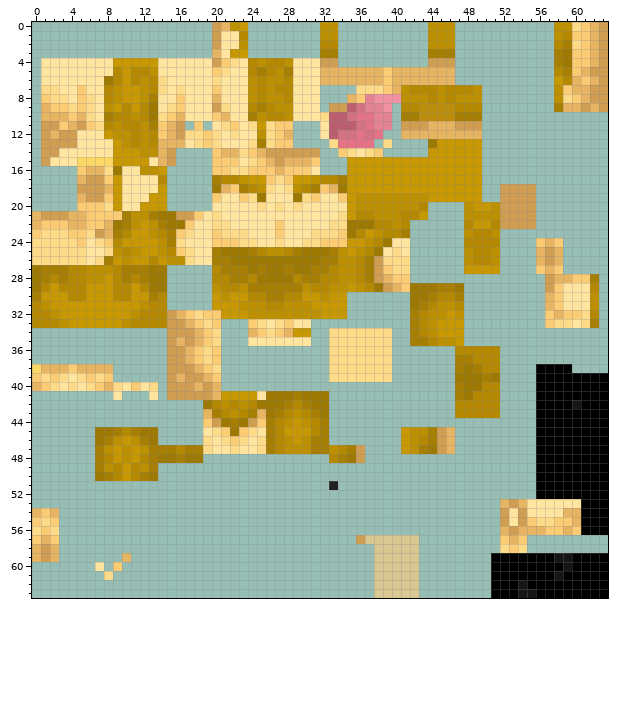
One commit to this pixel-art sprite: assets/omni_extras/textures/models/aliens/alien_110/opticoid_skin_prototype.png. The first picture shows the starting point.
The file is 64x64 pixels.
New version:
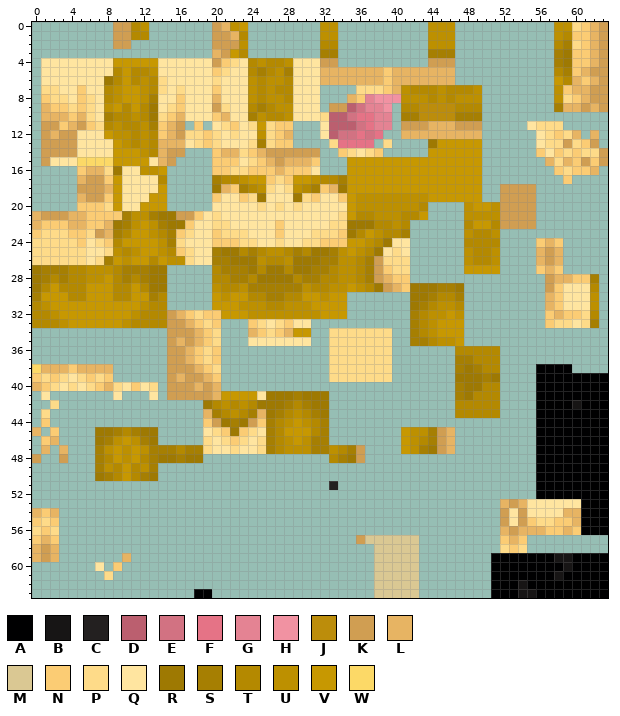
Palette (. is transparent): A #000001  B #171515  C #232020  D #bb5f6f  E #d27282  F #e57386  G #e48393  H #f192a2  J #bc8d0b  K #d09e52  L #e7b463  M #dac893  N #fbcc74  P #fedb89  Q #ffe5a0  R #9e7902  S #a67f02  T #b48900  U #bd9000  V #c79801  W #fcd967
From old to new:
{"y":0,"x":9,"old":"....","new":"KKTU"}
{"y":1,"x":9,"old":"....","new":"KKTT"}
{"y":1,"x":21,"old":"QQ","new":"KL"}
{"y":2,"x":9,"old":"..","new":"KK"}
{"y":2,"x":21,"old":"QQ","new":"KK"}
{"y":3,"x":21,"old":"Q","new":"K"}
{"y":3,"x":23,"old":"V","new":"T"}
{"y":11,"x":55,"old":"....","new":"QPPP"}
{"y":12,"x":56,"old":".....","new":"QPNPL"}
{"y":12,"x":62,"old":".","new":"L"}
{"y":13,"x":56,"old":".......","new":"QPPKPNK"}
{"y":14,"x":3,"old":"QQ","new":"KK"}
{"y":14,"x":13,"old":"U","new":"T"}
{"y":14,"x":16,"old":".","new":"K"}
{"y":14,"x":56,"old":"........","new":"NQNPNPPK"}
{"y":15,"x":57,"old":".......","new":"LPLNKNK"}
{"y":16,"x":58,"old":".....","new":"NPNNL"}
{"y":17,"x":59,"old":".","new":"N"}
{"y":25,"x":23,"old":"R","new":"T"}
{"y":25,"x":30,"old":"R","new":"T"}
{"y":26,"x":25,"old":"RRRR","new":"UTTU"}
{"y":27,"x":25,"old":"S","new":"T"}
{"y":27,"x":28,"old":"S","new":"T"}
{"y":41,"x":1,"old":".","new":"Q"}
{"y":42,"x":2,"old":".","new":"P"}
{"y":43,"x":1,"old":".","new":"P"}
{"y":44,"x":1,"old":".","new":"N"}
{"y":45,"x":0,"old":".","new":"L"}
{"y":45,"x":2,"old":".","new":"N"}
{"y":46,"x":1,"old":"..","new":"NL"}
{"y":47,"x":1,"old":".","new":"L"}
{"y":47,"x":3,"old":".","new":"L"}
{"y":48,"x":0,"old":".","new":"K"}
{"y":48,"x":3,"old":".","new":"K"}
{"y":63,"x":18,"old":"..","new":"AA"}
